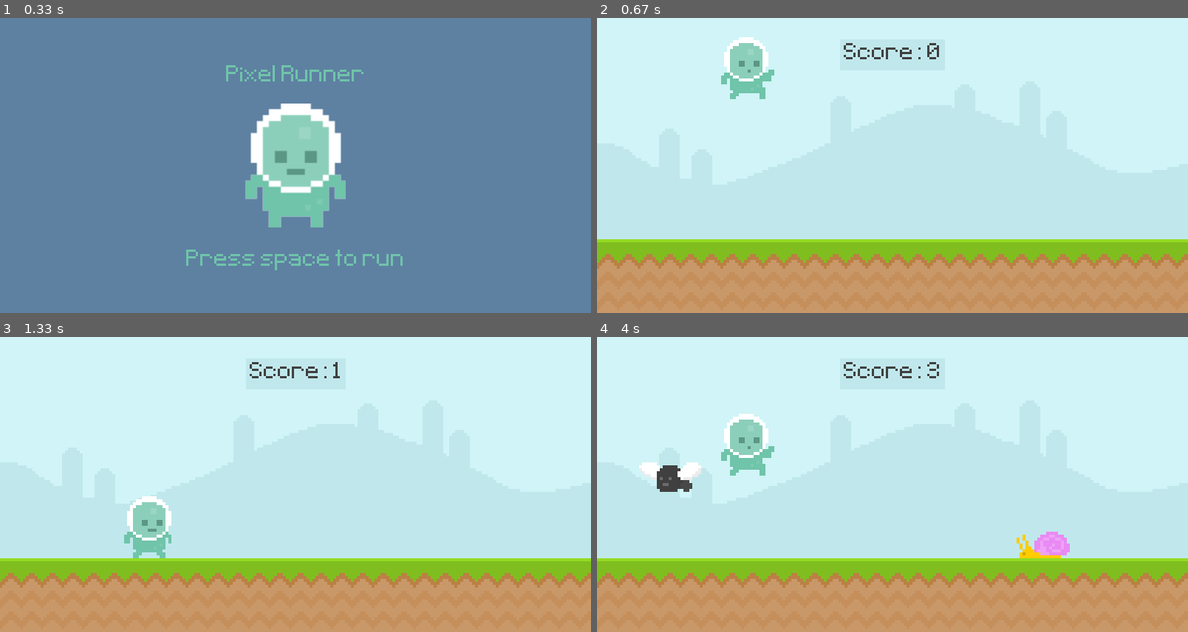
Above: before the commit, frames 1-4 (two rows, left to right).
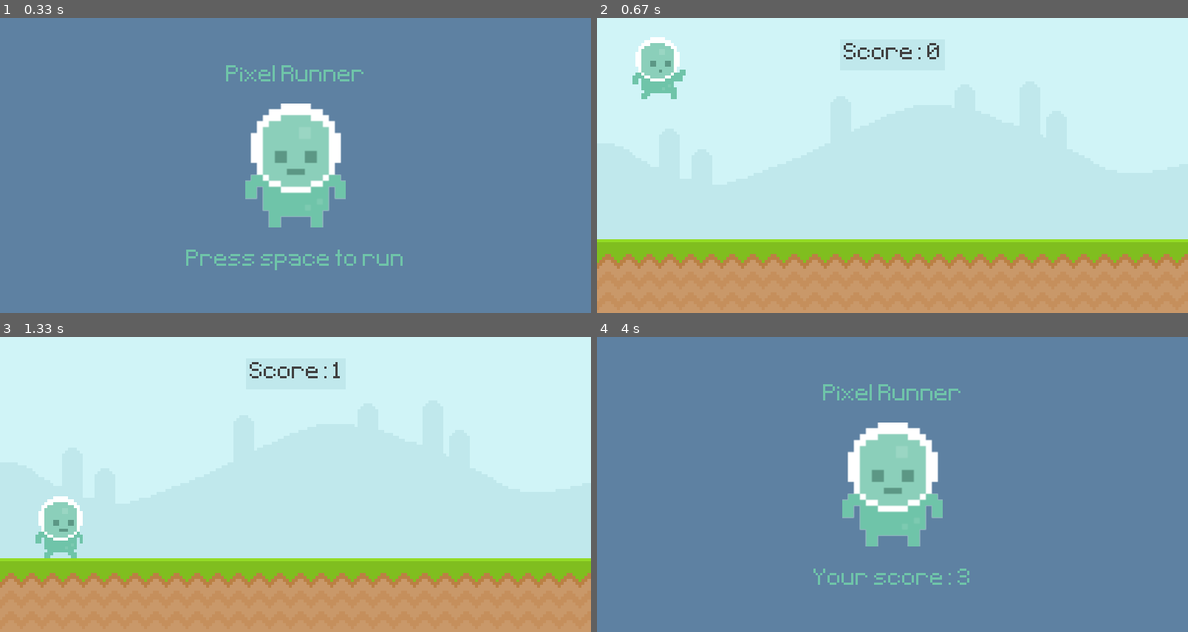
Above: after the commit, the same moments.

Repository: juliettetripier/Pygame-Practice-1
Game: pygame game, started from code/main.py
Two runs of this game, one before a commit and one after it. Both use one fixed random seed, a clock stepped at 60 frames per second and the inputs below.
Inputs:
- Up to frame 1 (0.33 s): no input
- Up to frame 2 (0.67 s): tap Space at 0.33 s
- Up to frame 3 (1.33 s): no input
- Up to frame 4 (4 s): tap Space at 3.17, 3.57, 3.87 s

Frame 1 is identical in both runs. In frame 2, 2.6% of the frame differs, in the area x 6-30%, y 6-28%; in frame 3, 2.5%; in frame 4, 100%, in the area x 0-100%, y 0-100%.

Commit message:
Added collisions back in

Diff:
--- a/code/main.py
+++ b/code/main.py
@@ -13,7 +13,7 @@
         self.player_jump = pygame.image.load('../graphics/player/jump.png').convert_alpha()
 
         self.image = self.player_walk[self.player_index]
-        self.rect = self.image.get_rect(midbottom = (200,300))
+        self.rect = self.image.get_rect(midbottom = (80,300))
         self.gravity = 0
 
     def player_input(self):
@@ -103,6 +103,12 @@
             for obstacle_rect in obstacles:
                 if player.colliderect(obstacle_rect):
                     return False
+        return True
+
+    def collision_sprite(self):
+        if pygame.sprite.spritecollide(self.player.sprite, self.obstacle_group, False):
+            self.obstacle_group.empty()
+            return False
         return True
 
     def player_animation(self):
@@ -267,6 +273,7 @@
 
 
                 # Collision
+                self.game_active = self.collision_sprite()
                 # self.game_active = self.collisions(self.player_rect, self.obstacle_rect_list)
 
             else:
